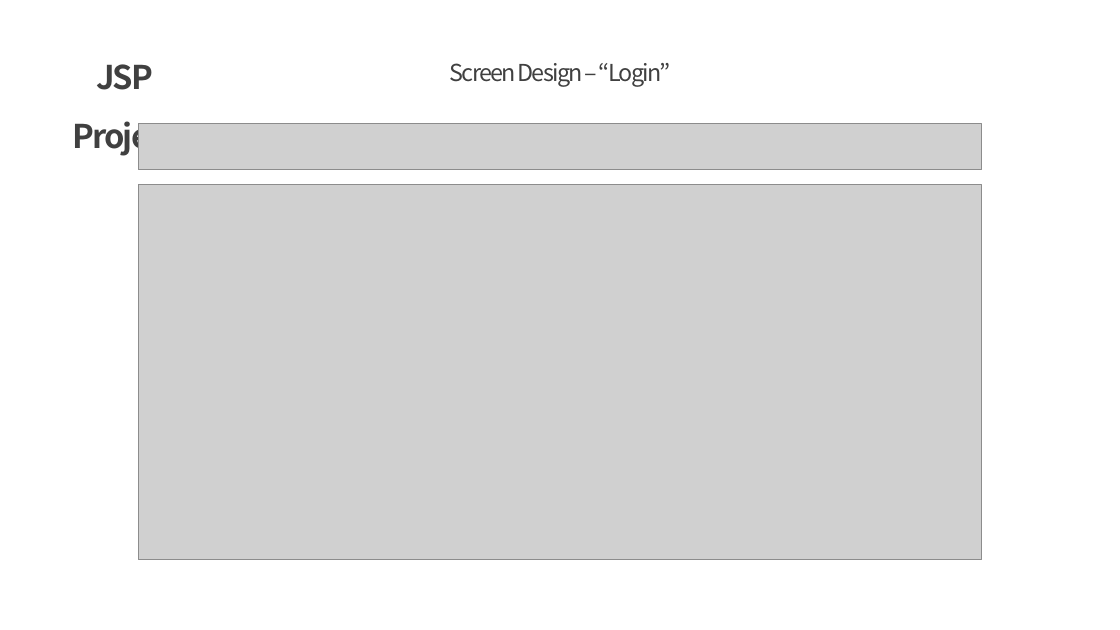
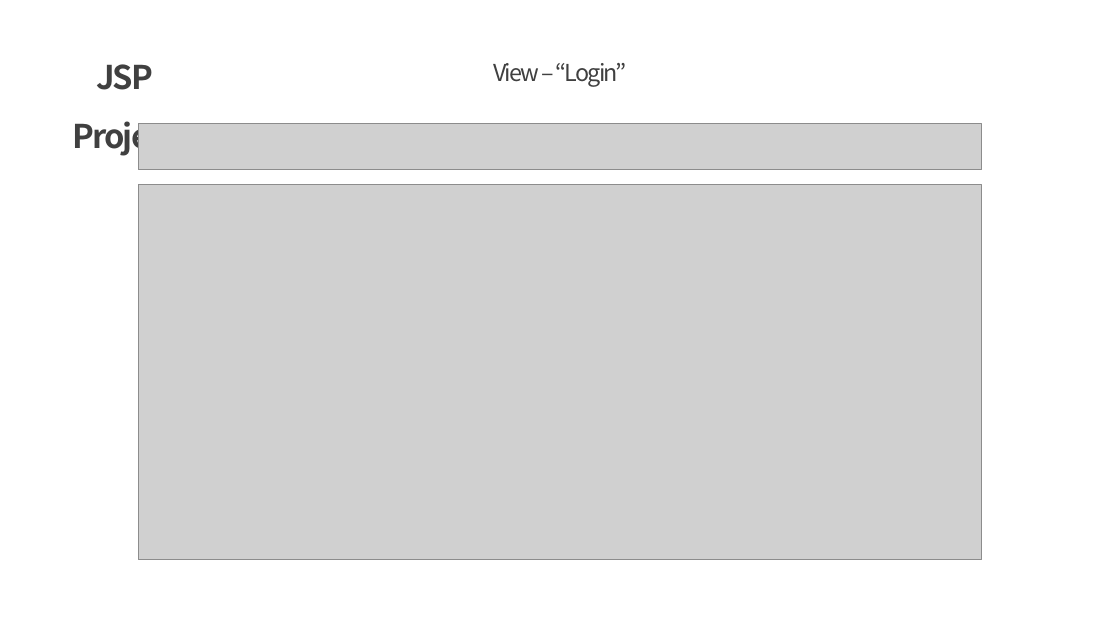
Before and after one commit to Mareef/College, a slide deck: slide 10 of jsp/project_201644008_3.pptx. Drawn at 1120x630 pixels with LibreOffice and Linux fonts; fonts in the diff are those of the drawing; grey boxes stand for pictures. Boxes give left, top, right and bottom in pixels: in the first picture for what was removed or moved away, otherwise in the second. Text is boxed around its words. In the diff, an @@ line names an element or a change of style, - is before the commit and + after.

```diff
--- a/jsp/project_201644008_3.pptx
+++ b/jsp/project_201644008_3.pptx
@@ text at [493,63,627,87]: text changed @@
-Screen Design – “Login”
+View – “Login”
```
Also in this commit, not shown: 10 other slides changed, 2 slides added, 1 slide removed, 1 other file.
